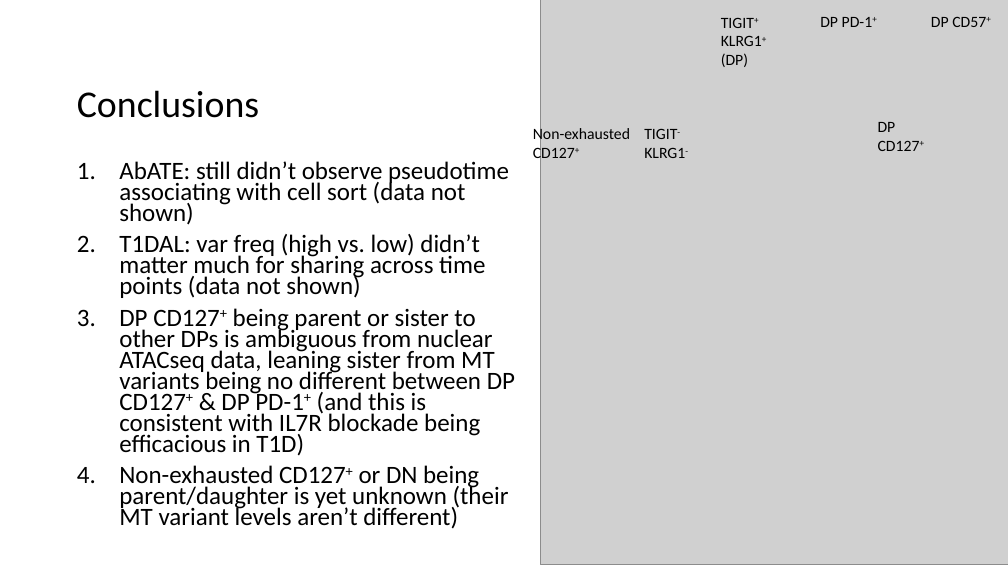
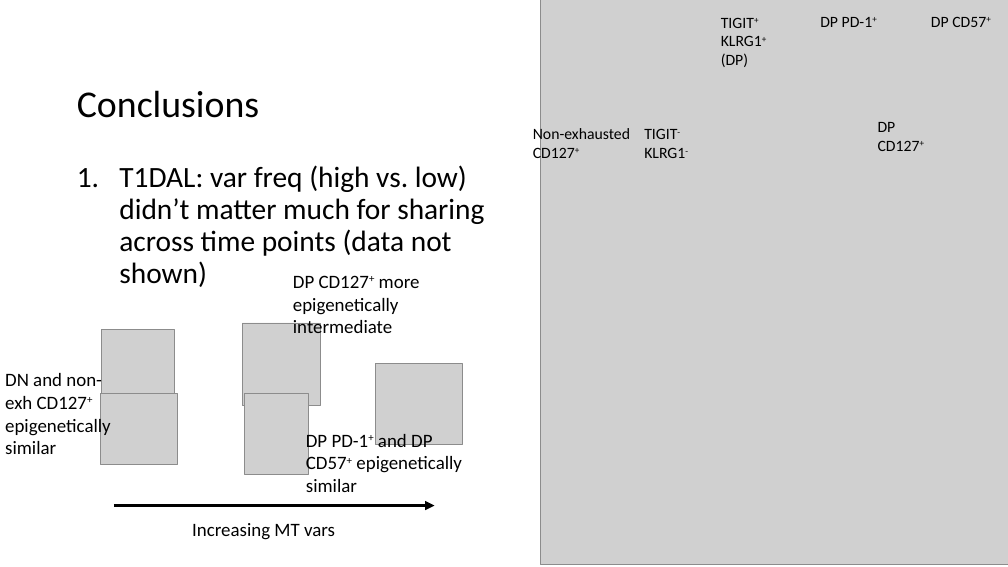
Before and after one commit to tybottorff/bottorffdocs, a slide deck: slide 9 of presentations/weekly_meetings/8_8_24.pptx (slide 7 before the commit). Drawn at 1008x567 pixels with LibreOffice and Linux fonts; fonts in the diff are those of the drawing; grey boxes stand for pictures. Boxes give left, top, right and bottom in pixels: in the first picture for what was removed or moved away, otherwise in the second. Text is boxed around its words. In the diff, an @@ line names an element or a change of style, - is before the commit and + after.

Commit message:
Update slides

```diff
--- a/presentations/weekly_meetings/8_8_24.pptx
+++ b/presentations/weekly_meetings/8_8_24.pptx
@@ text "T1DAL: var freq (high vs. ..." at <box>119,165,484,287</box>: size 23.8 to 28 pt; line spacing 0.7 to 0.9 @@
@@ text at <box>119,161,509,225</box>: paragraph removed @@
-1. AbATE: still didn’t observe pseudotime associating with cell sort (data not shown)
@@ text added at <box>293,275,420,339</box>, 18 pt, text #000000 @@
+DP CD127+ more epigenetically intermediate
@@ text at <box>119,308,515,529</box>: paragraphs removed @@
-3. DP CD127+ being parent or sister to other DPs is ambiguous from nuclear ATACseq data, leaning sister from MT variants being no different between DP CD127+ & DP PD-1+ (and this is consistent with IL7R blockade being efficacious in T1D)
-4. Non-exhausted CD127+ or DN being parent/daughter is yet unknown (their MT variant levels aren’t different)
@@ picture added at <box>242,323,320,406</box> @@
@@ picture added at <box>101,330,174,405</box> @@
@@ text added at <box>5,371,111,454</box>, 18 pt, text #000000 @@
+DN and non-exh CD127+ epigenetically similar
@@ picture added at <box>375,364,462,445</box> @@
@@ picture added at <box>101,393,177,464</box> @@
@@ picture added at <box>244,393,309,474</box> @@
@@ text added at <box>306,431,462,492</box>, 18 pt, text #000000 @@
+DP PD-1+ and DP CD57+ epigenetically similar
@@ arrow added from (114, 506) to (435, 506), #000000 3 pt @@
@@ text added at <box>192,523,335,540</box>, 18 pt, text #000000 @@
+Increasing MT vars
```
Also in this commit, not shown: 5 other slides changed, 2 slides added, 1 slide removed.
